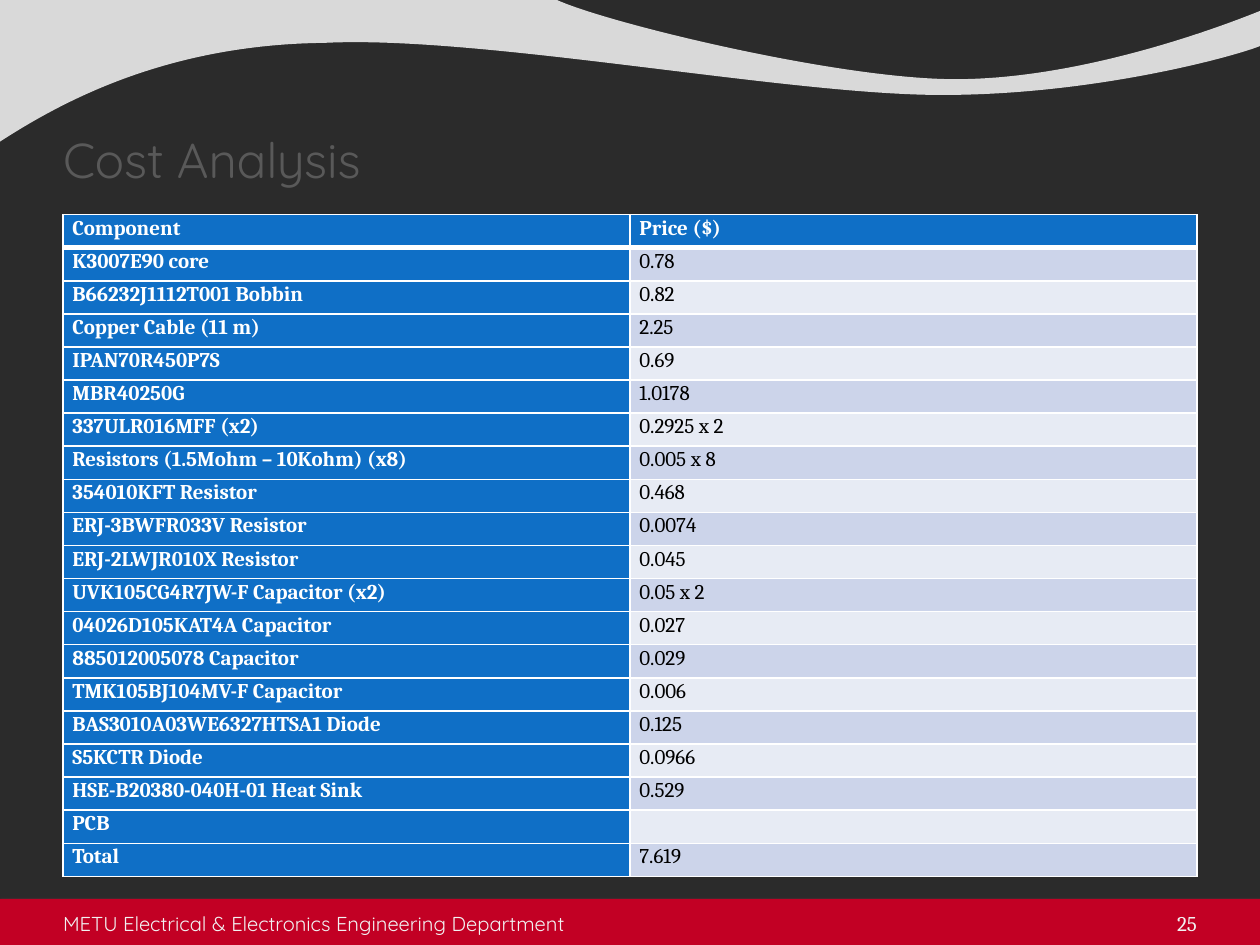
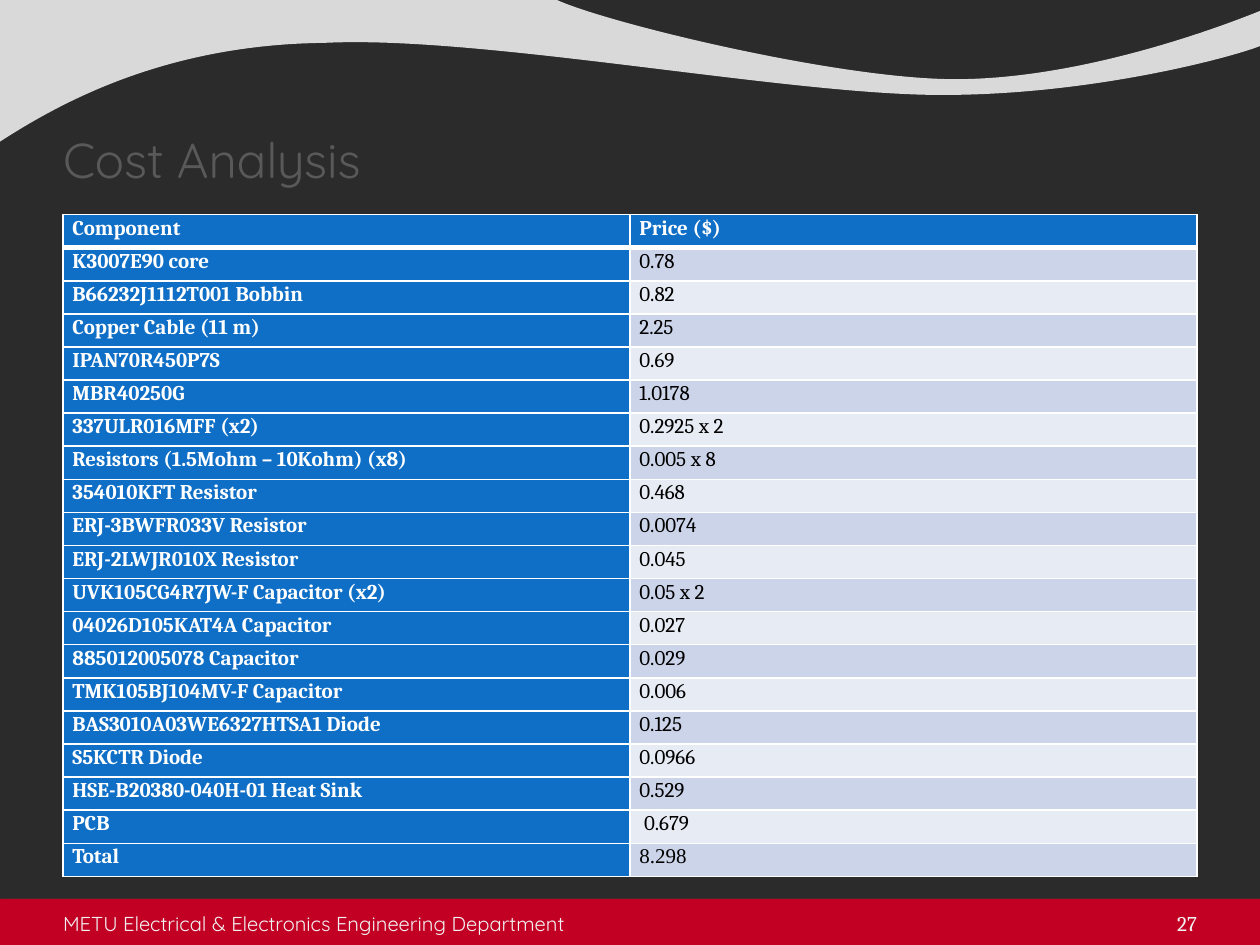
Before and after one commit to busranurkocak/EE464-Term-Project, a slide deck: slide 27 of Presentation/Final_presentation/Component_and_simulation_graphs.pptx (slide 25 before the commit). Drawn at 1260x945 pixels with LibreOffice and Linux fonts; fonts in the diff are those of the drawing; background and template pictures are left out; a plain dark background stands for a picture behind light text. Boxes give left, top, right and bottom in pixels: in the first picture for what was removed or moved away, otherwise in the second. Text is boxed around its words. In the diff, an @@ line names an element or a change of style, - is before the commit and + after.

```diff
--- a/Presentation/Final_presentation/Component_and_simulation_graphs.pptx
+++ b/Presentation/Final_presentation/Component_and_simulation_graphs.pptx
@@ table at <box>63,214,1197,877</box> @@
-row 19, column 2: 
+row 19, column 2: 0.679
-row 20, column 2: 7.619
+row 20, column 2: 8.298
@@ page number at <box>1177,917,1197,931</box>: text changed @@
-25
+27
```
Also in this commit, not shown: 2 other slides changed, 2 slides added.
